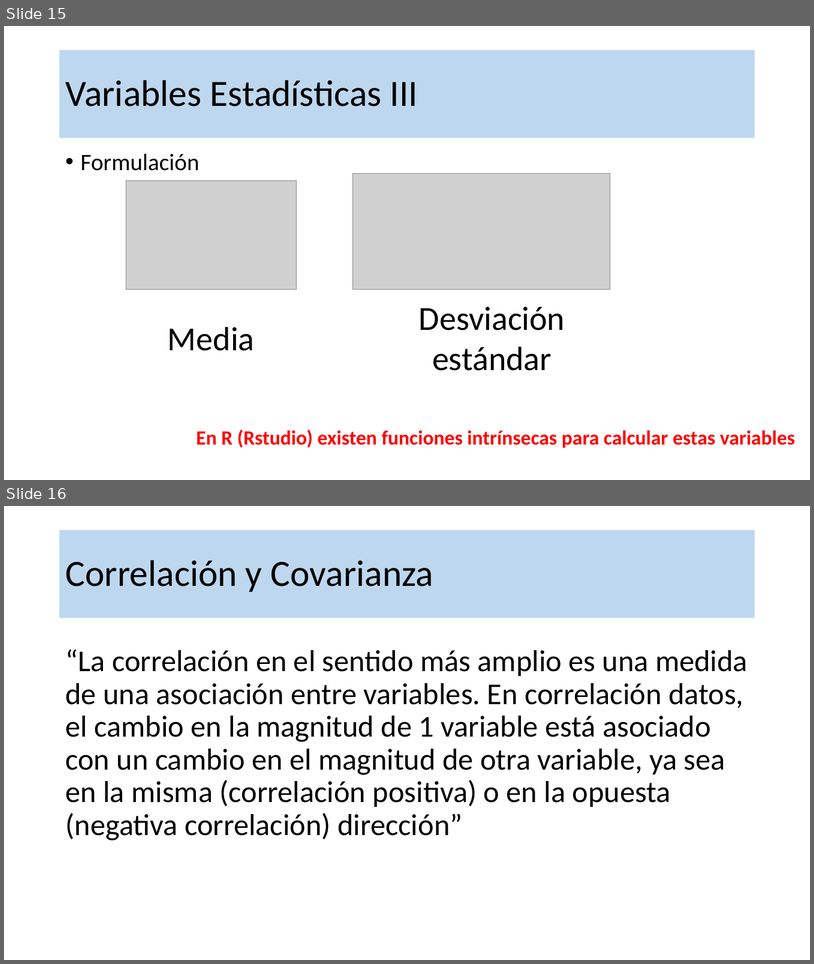
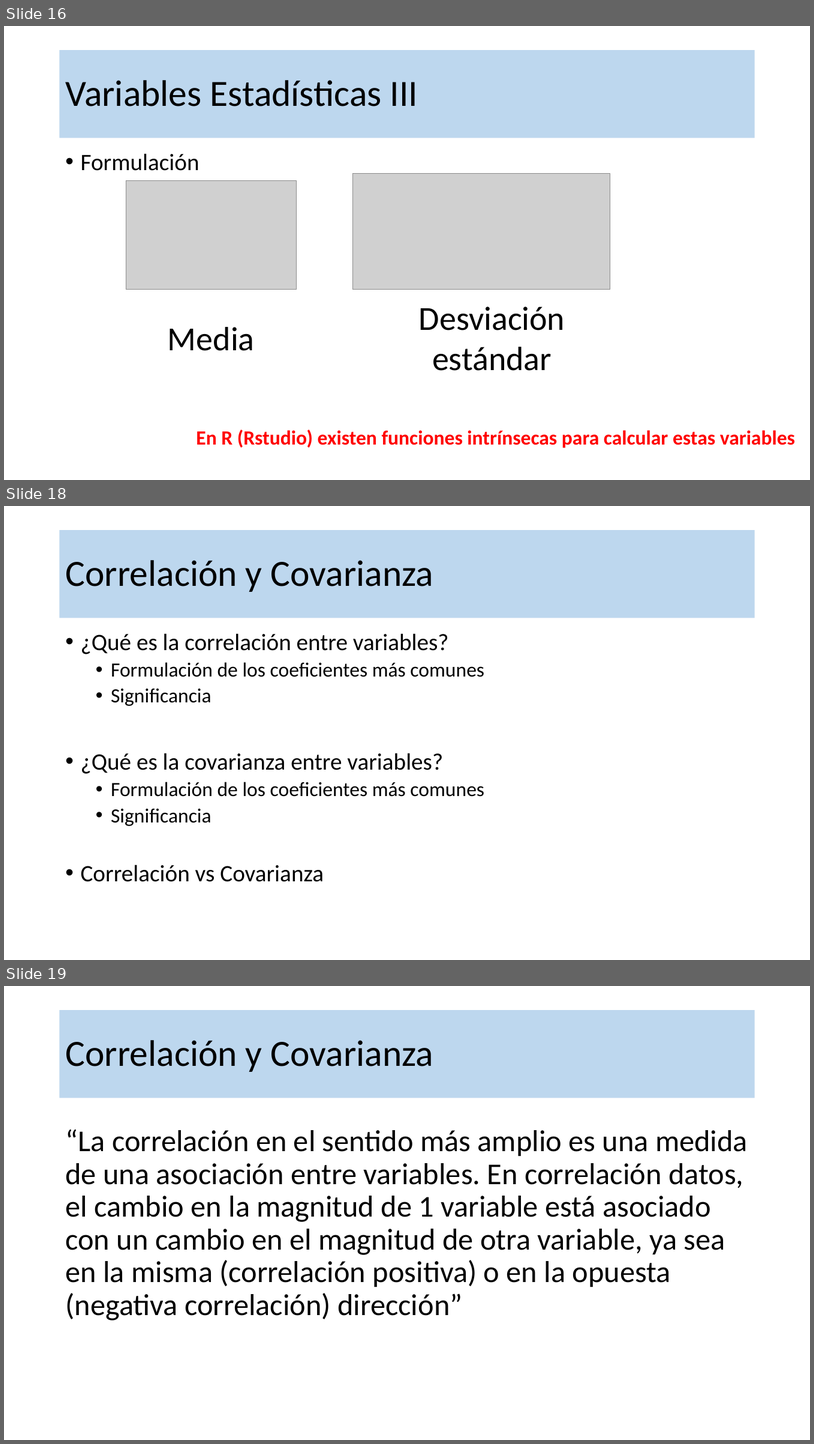
Before and after one commit to robgaray/EESIA_Consumo_Analisis_Datos_2021, a slide deck: 1_Presentaciones/Sesion_2_Teoría.pptx. Shown one above the other, each under a label of ours: slides 15 and 16 before the commit, slides 16, 18 and 19 after it; the slides between them are not shown. The pictures are 814x964 and 814x1444 pixels, drawn with LibreOffice and Linux fonts; fonts in the diff are those of the drawing; grey boxes stand for pictures; background and template pictures are left out. Boxes give left, top, right and bottom in pixels: in the first picture for what was removed or moved away, otherwise in the second. Text is boxed around its words. In the diff, an @@ line names an element or a change of style, - is before the commit and + after.

```diff
--- a/1_Presentaciones/Sesion_2_Teoría.pptx
+++ b/1_Presentaciones/Sesion_2_Teoría.pptx
@@ slide 18 added at (x1=4, y1=506, x2=810, y2=960), background #FFFFFF @@
@@ title added at (x1=60, y1=530, x2=755, y2=618), fill #BDD7EE, 44 pt, text #000000 @@
+Correlación y Covarianza
@@ text added at (x1=81, y1=633, x2=485, y2=882), 24 pt, text #000000 @@
+• ¿Qué es la correlación entre variables?
+  • Formulación de los coeficientes más comunes
+  • Significancia
+• ¿Qué es la covarianza entre variables?
+  • Formulación de los coeficientes más comunes
+  • Significancia
+• Correlación vs Covarianza
@@ what was slide 15 is now slide 16 @@
@@ what was slide 16 is now slide 19 @@
```
Also in this commit, not shown: 4 slides changed, 8 other slides added, 1 other file.
